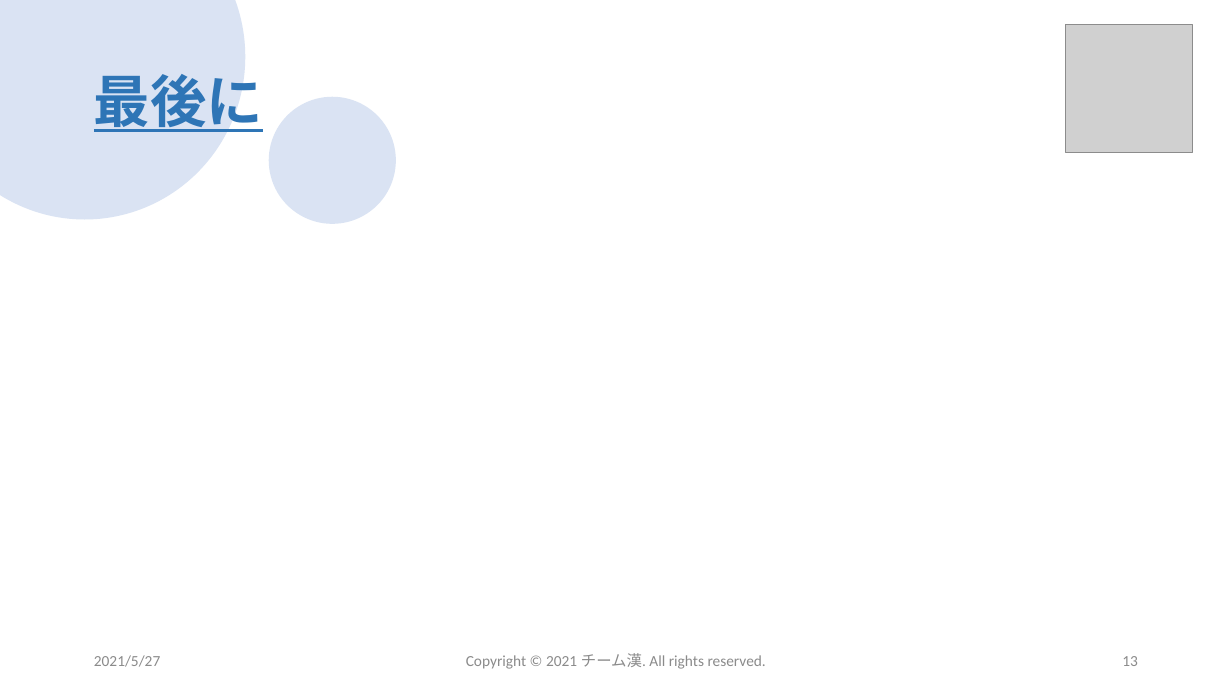
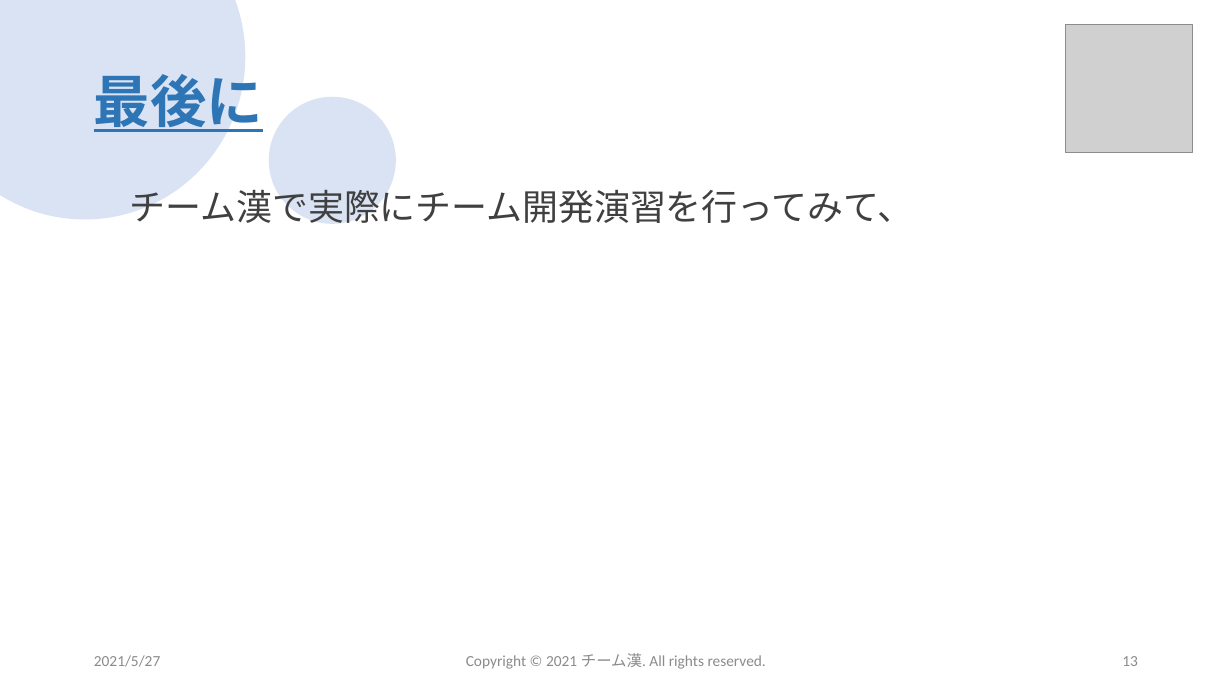
Before and after one commit to sss-sr2021/GUYS, a slide deck: slide 13 of 提出物/チーム漢_成果発表会プレゼン資料.pptx. Drawn at 1232x693 pixels with LibreOffice and Linux fonts; fonts in the diff are those of the drawing; grey boxes stand for pictures; background and template pictures are left out. Boxes give left, top, right and bottom in pixels: in the first picture for what was removed or moved away, otherwise in the second. Text is boxed around its words. In the diff, an @@ line names an element or a change of style, - is before the commit and + after.

```diff
--- a/提出物/チーム漢_成果発表会プレゼン資料.pptx
+++ b/提出物/チーム漢_成果発表会プレゼン資料.pptx
@@ text added at (130,189,914,223), 28 pt, text #404040 @@
+チーム漢で実際にチーム開発演習を行ってみて、
```
Also in this commit, not shown: 3 other slides changed.
